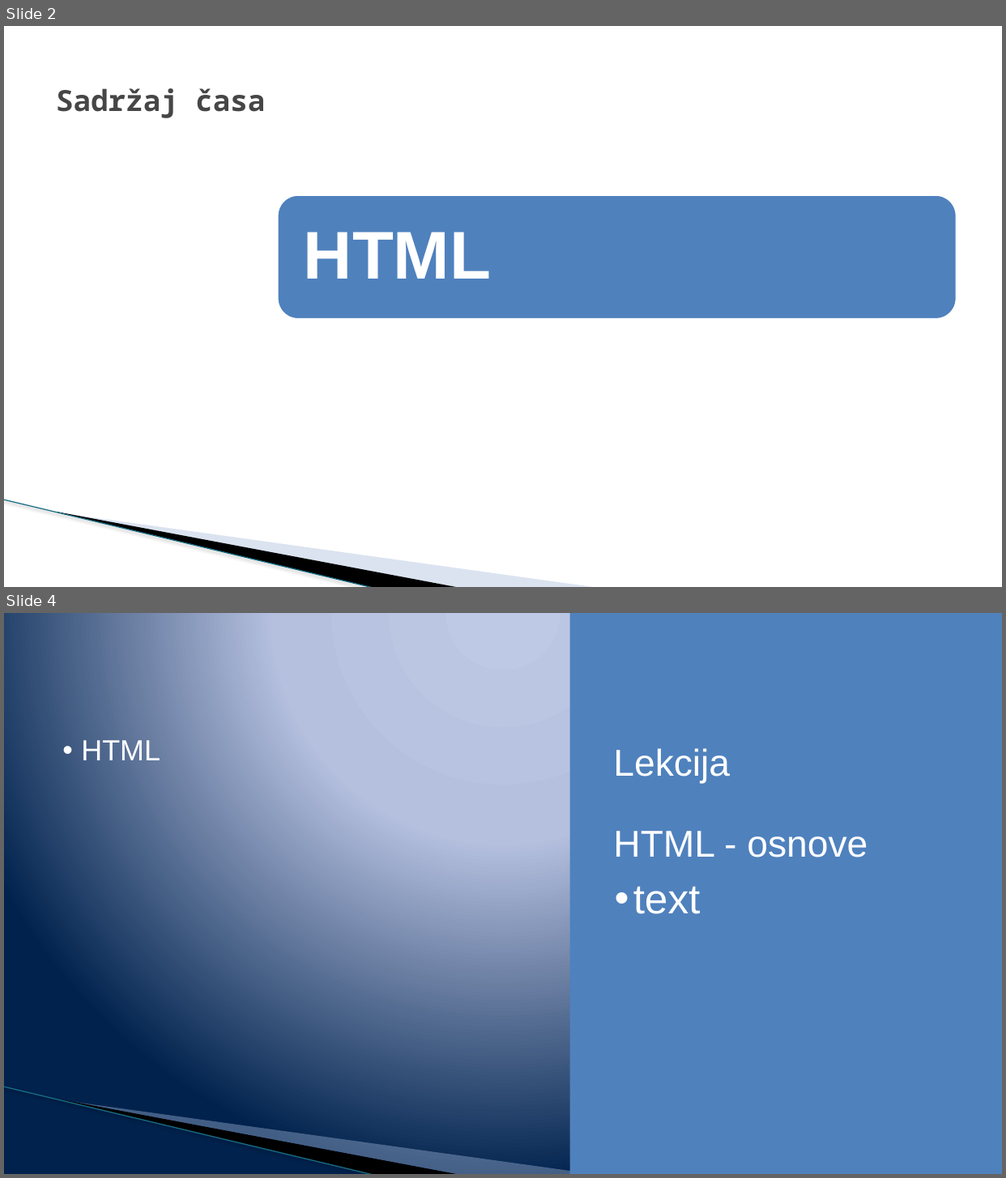
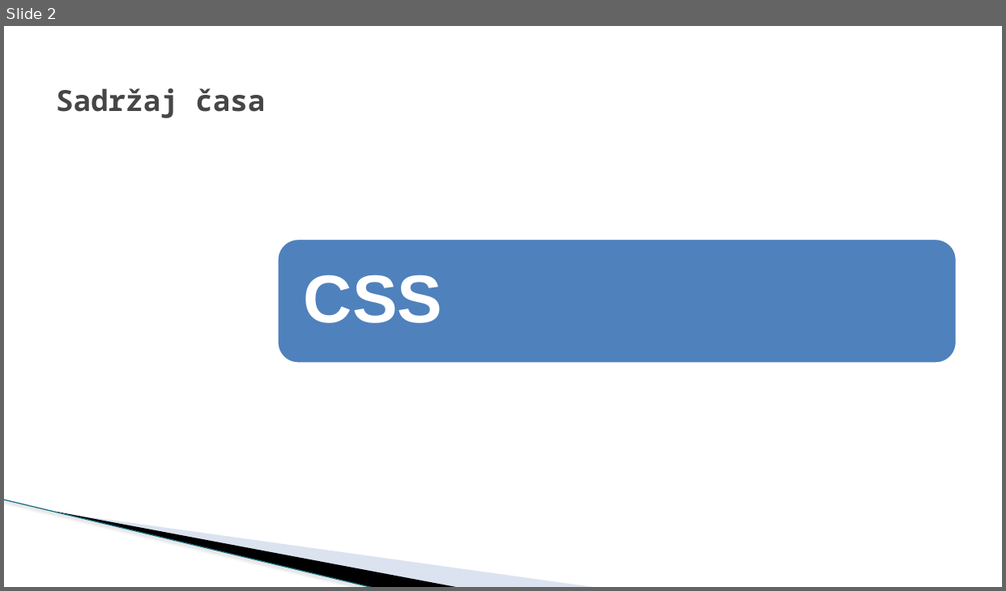
Before and after one commit to todalexcode/kurs-front-end, a slide deck: sesija-23/PPT/Front-End Developer-23.pptx. Shown one above the other, each under a label of ours: slides 2 and 4 before the commit, slide 2 after it; the slides between them are not shown. The pictures are 1006x1178 and 1006x591 pixels, drawn with LibreOffice and Linux fonts; fonts in the diff are those of the drawing; background and template pictures are left out. Boxes give left, top, right and bottom in pixels: in the first picture for what was removed or moved away, otherwise in the second. Text is boxed around its words. In the diff, an @@ line names an element or a change of style, - is before the commit and + after.

```diff
--- a/sesija-23/PPT/Front-End Developer-23.pptx
+++ b/sesija-23/PPT/Front-End Developer-23.pptx
@@ slide 4 removed at [4,613,1002,1174], background gradient #BFC9E5 to #B5C0E0 to #00234D; not listed: 3 template elements that a slide beside it also shows @@
@@ rectangle removed at [570,613,1002,1174] @@
@@ text removed at [81,740,160,760] @@
-• HTML
@@ text removed at [613,748,867,858] @@
-Lekcija
-HTML - osnove
@@ text removed at [633,887,701,914] @@
-• text
@@ slide 2 changed as well @@
@@ rounded rectangle: place and size @@
-rounded rectangle at [277,195,957,319]
+rounded rectangle at [277,239,957,364]
@@ text removed at [304,232,491,279] @@
-HTML
@@ text added at [304,275,442,323], 65 pt, text #FFFFFF, bold @@
+CSS
```
Also in this commit, not shown: 1 other slide changed, 12 slides added, 1 other slide removed, 34 other files.
